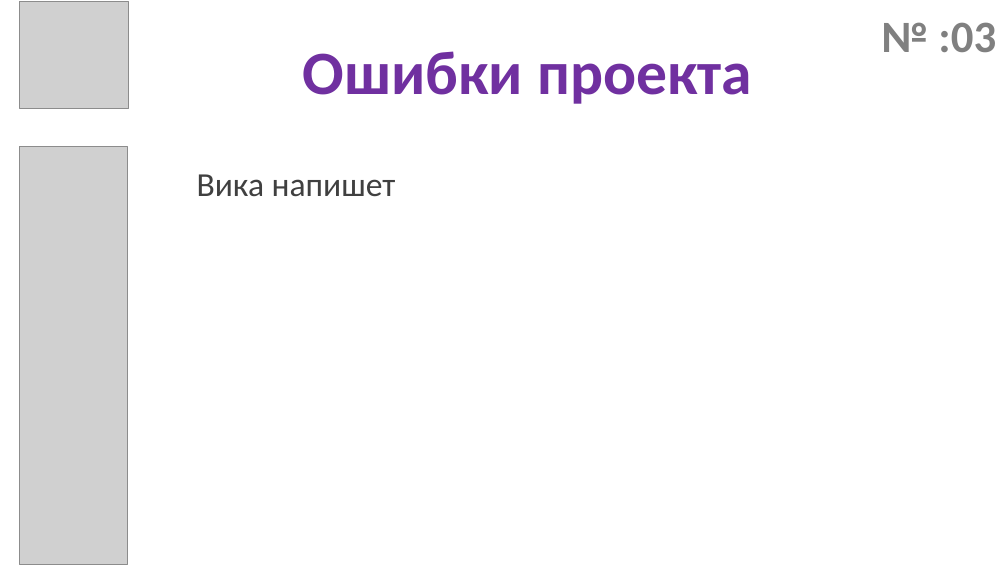
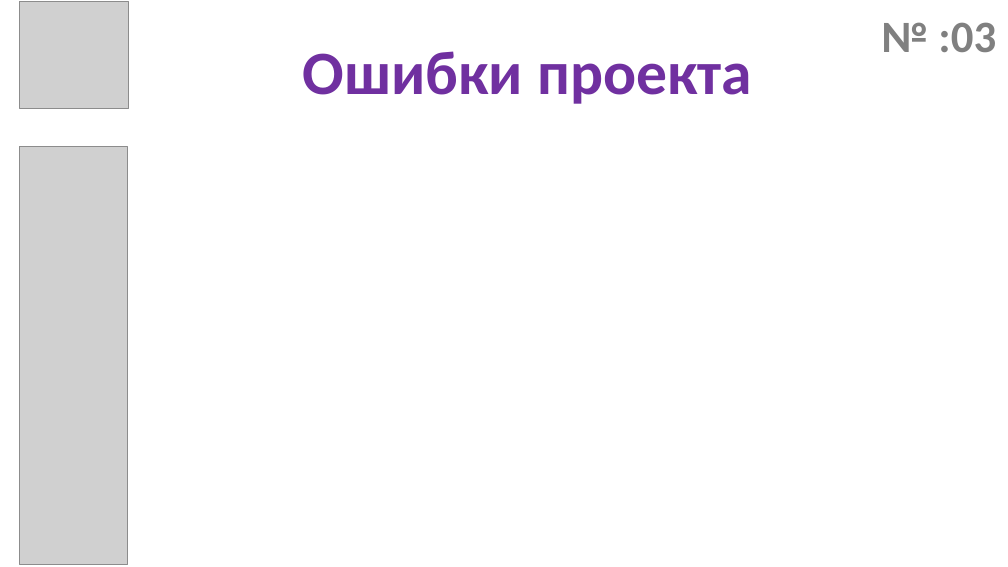
Before and after one commit to dpp-shlyopa-team/Presentation, a slide deck: slide 9 of преза.pptx. Drawn at 1008x567 pixels with LibreOffice and Linux fonts; fonts in the diff are those of the drawing; grey boxes stand for pictures. Boxes give left, top, right and bottom in pixels: in the first picture for what was removed or moved away, otherwise in the second. Text is boxed around its words. In the diff, an @@ line names an element or a change of style, - is before the commit and + after.

```diff
--- a/преза.pptx
+++ b/преза.pptx
@@ text removed at [197,174,396,197] @@
-Вика напишет
```
Also in this commit, not shown: 5 other slides changed, 1 other file.
